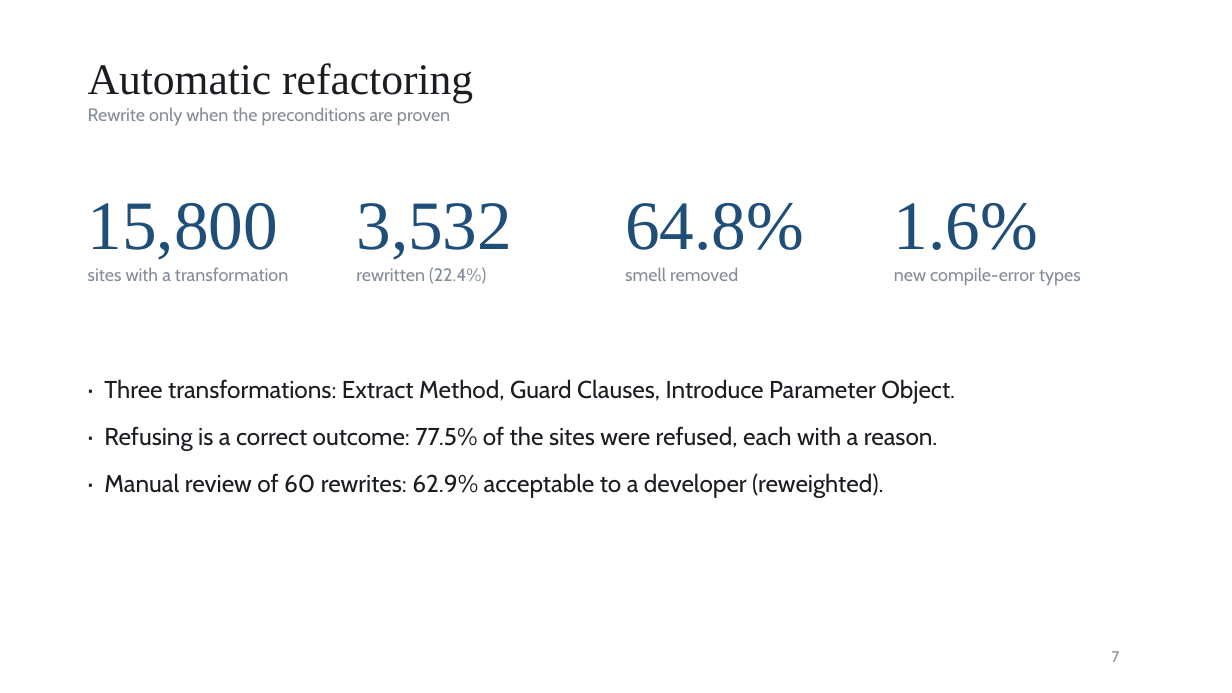
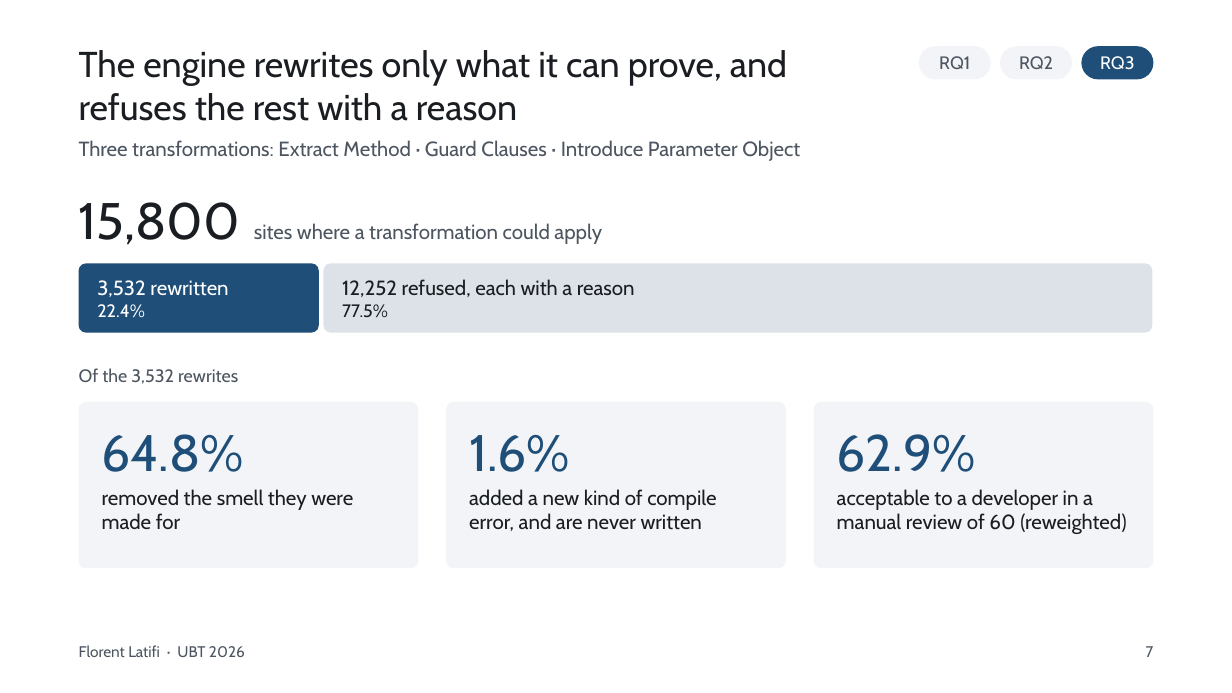
Before and after one commit to FlorentLatifi/Code-Smell-Detection-and-Refactoring-Recommendations, a slide deck: slide 7 of docs/konferenca/UBT2026_Florent_Latifi.pptx. Drawn at 1232x693 pixels with LibreOffice and Linux fonts; fonts in the diff are those of the drawing. Boxes give left, top, right and bottom in pixels: in the first picture for what was removed or moved away, otherwise in the second. Text is boxed around its words. In the diff, an @@ line names an element or a change of style, - is before the commit and + after.

```diff
--- a/docs/konferenca/UBT2026_Florent_Latifi.pptx
+++ b/docs/konferenca/UBT2026_Florent_Latifi.pptx
@@ text added at <box>79,50,800,161</box>, 16 pt, text #4C5560 @@
+The engine rewrites only what it can prove, and refuses the rest with a reason
+Three transformations: Extract Method · Guard Clauses · Introduce Parameter Object
@@ rounded rectangle added at <box>919,46,991,79</box>, fill #F2F4F7, 14 pt, text #4C5560 @@
+RQ1
@@ rounded rectangle added at <box>1000,46,1072,79</box>, fill #F2F4F7, 14 pt, text #4C5560 @@
+RQ2
@@ rounded rectangle added at <box>1081,46,1153,79</box>, fill #1F4E79, 14 pt, text #FFFFFF @@
+RQ3
@@ text removed at <box>88,63,473,126</box> @@
-Automatic refactoring
-Rewrite only when the preconditions are proven
@@ text at <box>79,202,602,245</box>: text changed; size 14 to 16 pt; text colour #838D99 to #4C5560 @@
-15,800
-sites with a transformation
+15,800 sites where a transformation could apply
@@ text "15,800 sites where a transformation ..." at <box>79,202,602,245</box>: vertical alignment top to bottom @@
@@ text removed at <box>625,203,804,281</box> @@
-64.8%
-smell removed
@@ text removed at <box>894,203,1081,286</box> @@
-1.6%
-new compile-error types
@@ rounded rectangle "3,532 rewritten": place and size @@
-rounded rectangle "3,532 rewritten" at <box>356,203,512,284</box>
+rounded rectangle "3,532 rewritten" at <box>79,263,319,333</box>
@@ rounded rectangle "3,532 rewritten" at <box>79,263,319,333</box>: vertical alignment top to middle; fill none to #1F4E79 @@
@@ rounded rectangle added at <box>323,263,1153,333</box>, fill #DDE2E8, 16 pt, text #1A1D21 @@
+12,252 refused, each with a reason
+77.5%
@@ text in rounded rectangle at <box>97,280,228,318</box>: text changed; size 14 to 16 pt; text colour #838D99 to #FFFFFF @@
-3,532
-rewritten (22.4%)
+3,532 rewritten
+22.4%
@@ text added at <box>79,368,238,384</box>, 14 pt, text #4C5560 @@
+Of the 3,532 rewrites
@@ text removed at <box>104,379,955,498</box> @@
-· Three transformations: Extract Method, Guard Clauses, Introduce Parameter Object.
-· Refusing is a correct outcome: 77.5% of the sites were refused, each with a reason.
-· Manual review of 60 rewrites: 62.9% acceptable to a developer (reweighted).
@@ rounded rectangle added at <box>79,402,419,568</box>, fill #F2F4F7 @@
@@ rounded rectangle added at <box>446,402,787,568</box>, fill #F2F4F7 @@
@@ rounded rectangle added at <box>814,402,1154,568</box>, fill #F2F4F7 @@
@@ text added at <box>102,434,353,529</box>, 16 pt, text #1A1D21 @@
+64.8%
+removed the smell they were made for
@@ text added at <box>469,435,716,531</box>, 16 pt, text #1A1D21 @@
+1.6%
+added a new kind of compile error, and are never written
@@ text added at <box>837,434,1126,534</box>, 16 pt, text #1A1D21 @@
+62.9%
+acceptable to a developer in a manual review of 60 (reweighted)
@@ text added at <box>79,645,245,657</box>, 12 pt, text #4C5560 @@
+Florent Latifi · UBT 2026
@@ text "7": place and size @@
-text "7" at <box>1112,651,1120,662</box>
+text "7" at <box>1146,646,1154,657</box>
@@ text "7" at <box>1146,646,1154,657</box>: text colour #838D99 to #4C5560; alignment left to right @@
```
Also in this commit, not shown: 13 other slides changed, 2 slides added, 2 slides removed, 3 other files.
